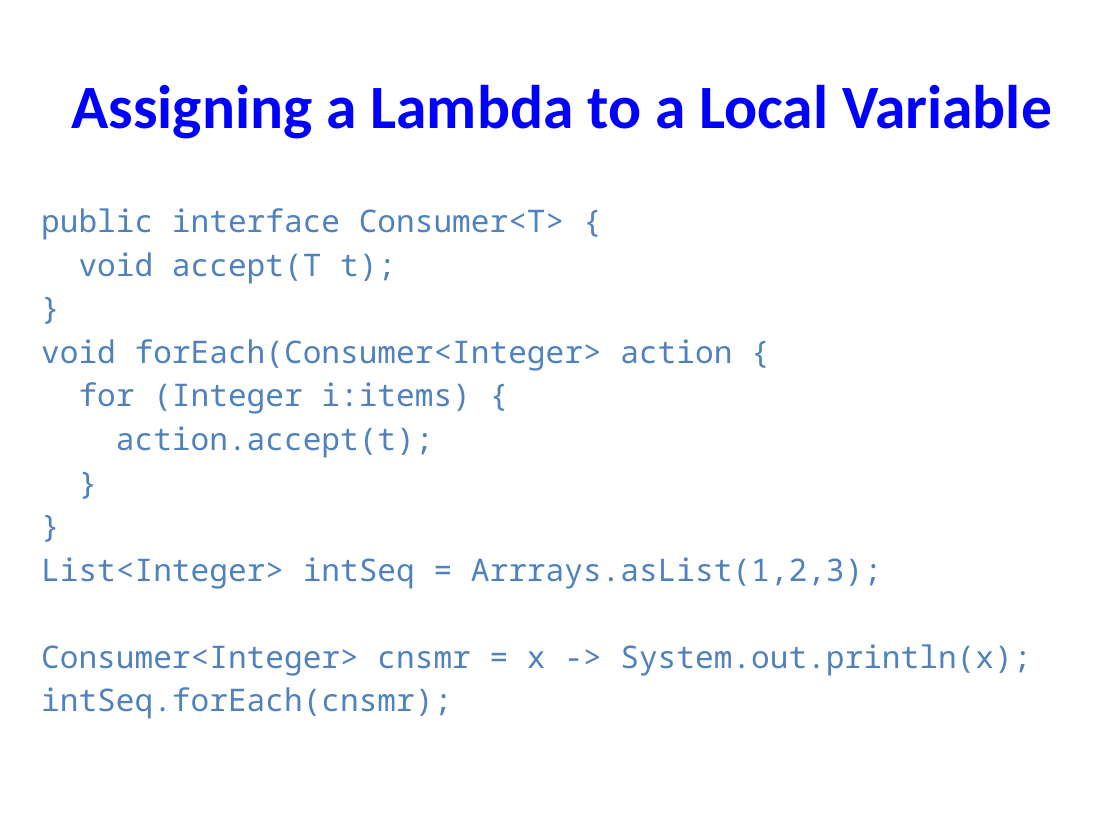
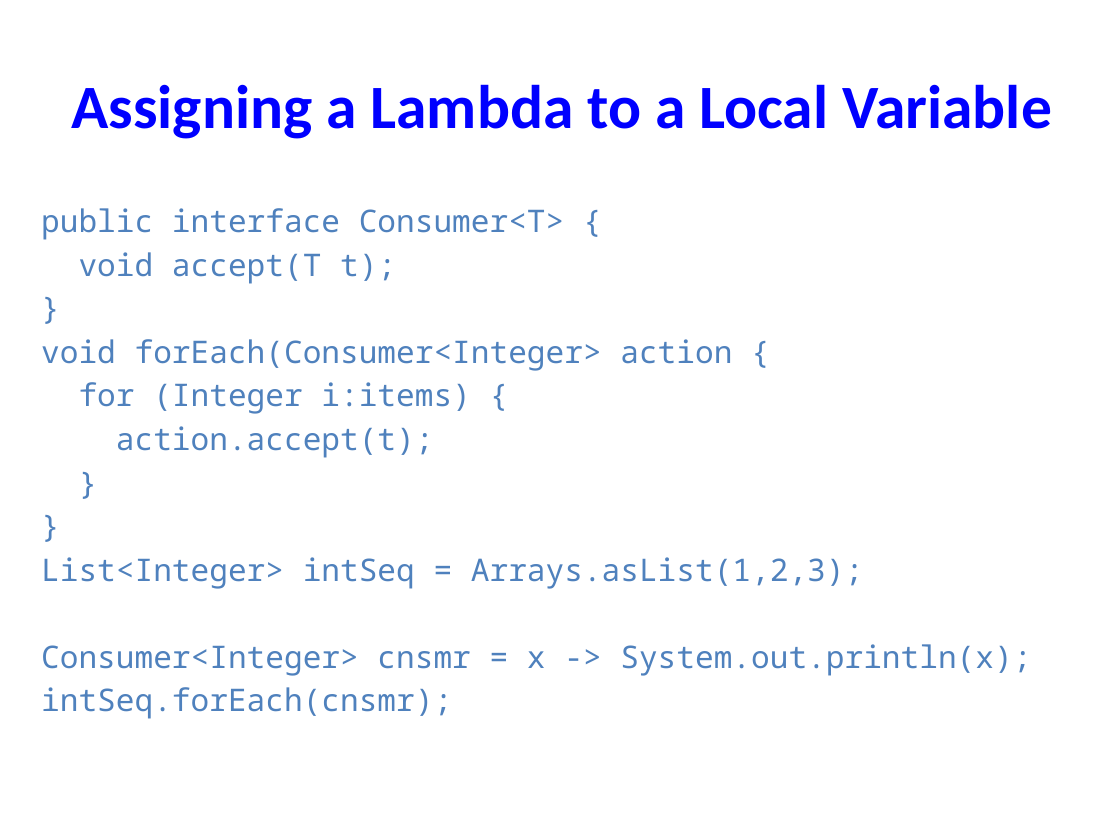
Before and after one commit to durgaforu/ustglobal-usa-java8, a slide deck: slide 18 of PPTS and Books/Java-8 Functional Programing and Lamda's.pptx. Drawn at 1120x840 pixels with LibreOffice and Linux fonts; fonts in the diff are those of the drawing. Boxes give left, top, right and bottom in pixels: in the first picture for what was removed or moved away, otherwise in the second. Text is boxed around its words. In the diff, an @@ line names an element or a change of style, - is before the commit and + after.

Commit message:
java8 Lambda Day -2 files  added

```diff
--- a/PPTS and Books/Java-8 Functional Programing and Lamda's.pptx
+++ b/PPTS and Books/Java-8 Functional Programing and Lamda's.pptx
@@ text at bbox=[41, 557, 863, 589]: text changed @@
-List<Integer> intSeq = Arrrays.asList(1,2,3);
+List<Integer> intSeq = Arrays.asList(1,2,3);
```
Also in this commit, not shown: 1 other slide changed, 17 other files.
